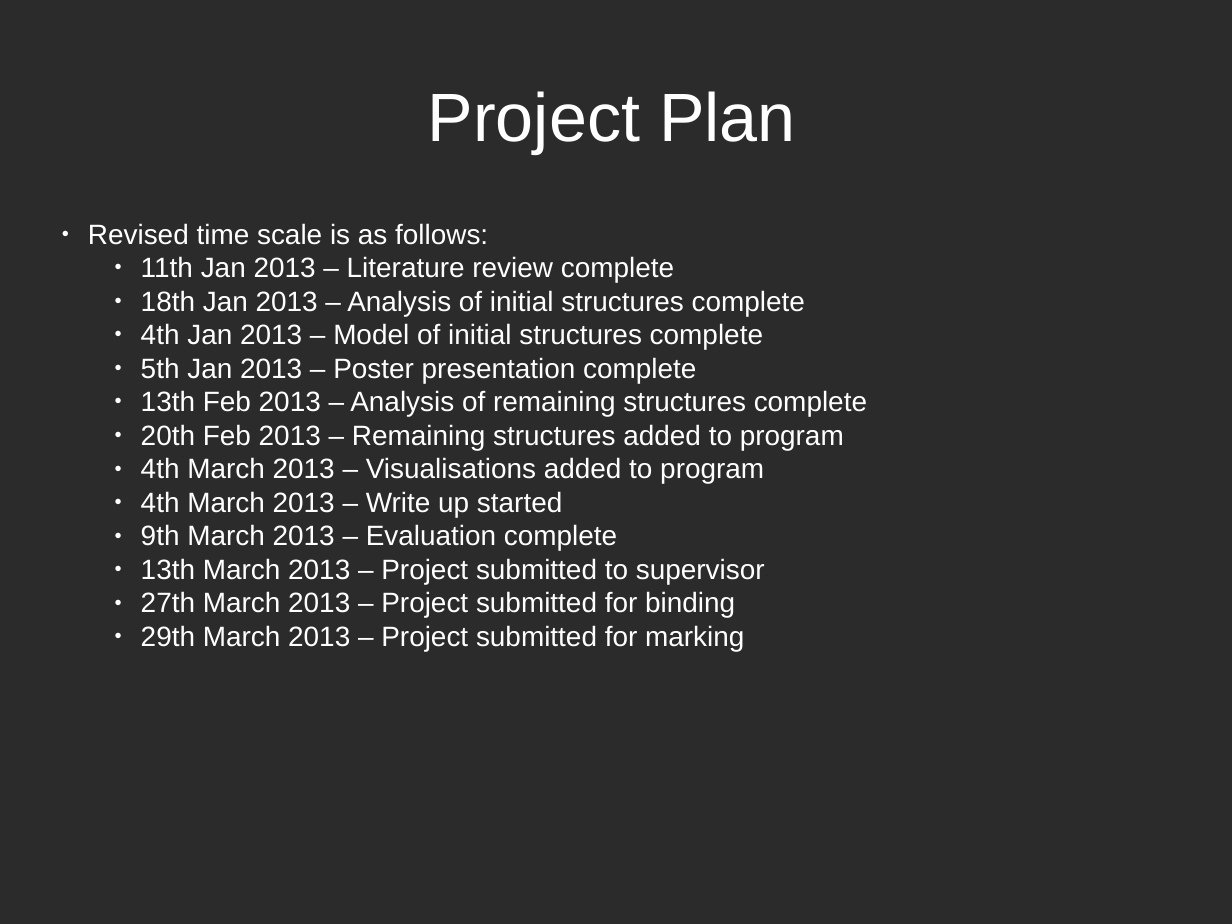
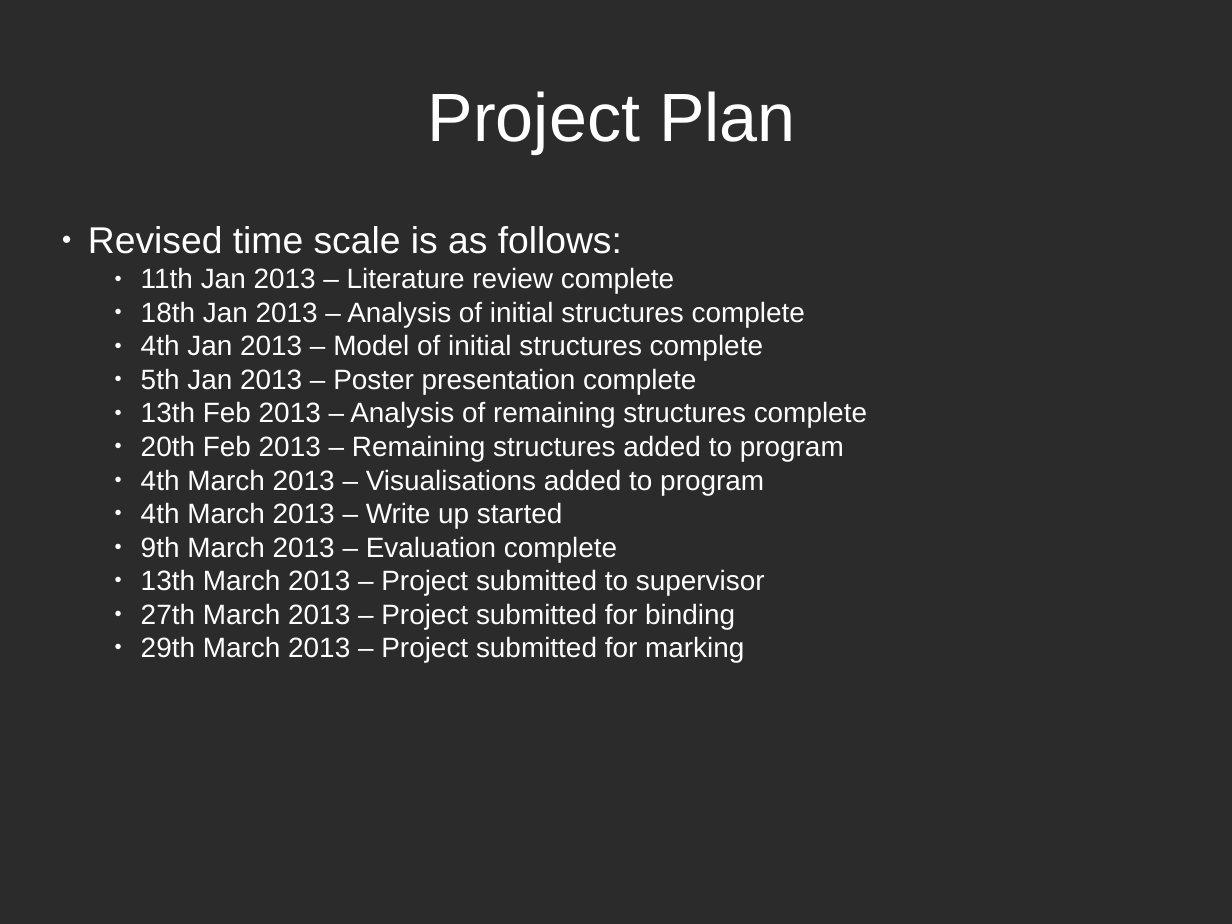
Before and after one commit to patons02/catalan-structures, a slide deck: slide 11 of posterPresentation/posterPresentation.odp (slide 10 before the commit). Drawn at 1232x924 pixels with LibreOffice and Linux fonts; fonts in the diff are those of the drawing; background and template pictures are left out; a plain dark background stands for a picture behind light text. Boxes give left, top, right and bottom in pixels: in the first picture for what was removed or moved away, otherwise in the second. Text is boxed around its words. In the diff, an @@ line names an element or a change of style, - is before the commit and + after.

```diff
--- a/posterPresentation/posterPresentation.odp
+++ b/posterPresentation/posterPresentation.odp
@@ text at [88,226,622,254]: size 18 to 24 pt in "Revised time scale is as follows:" @@
```
Also in this commit, not shown: 9 other slides changed, 1 slide added, 1 other file.
